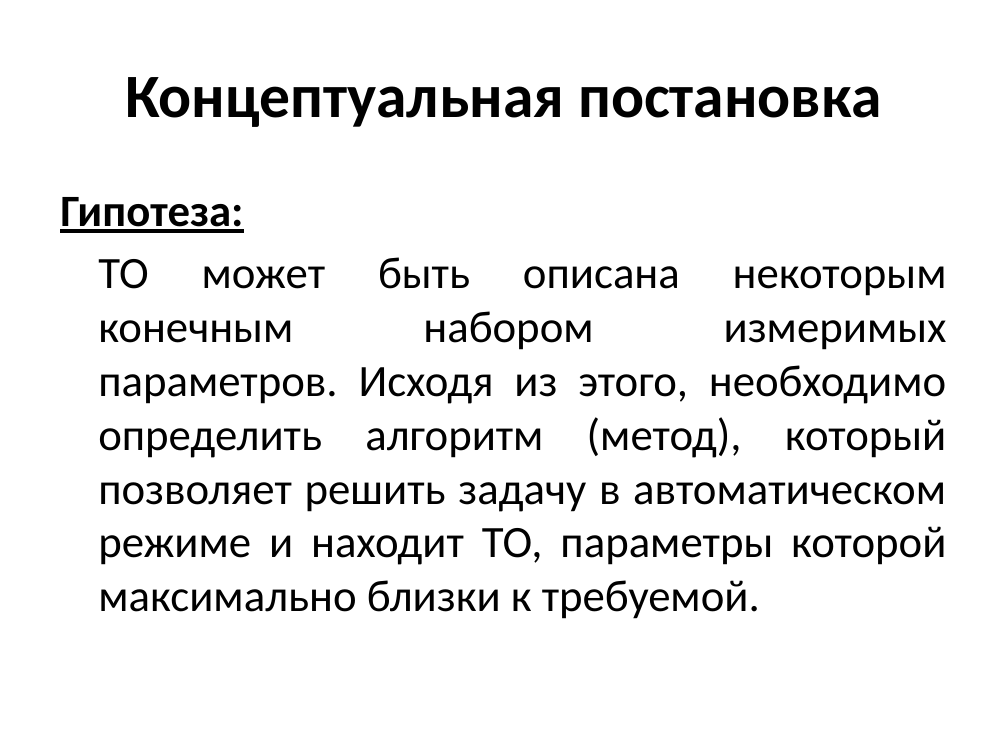
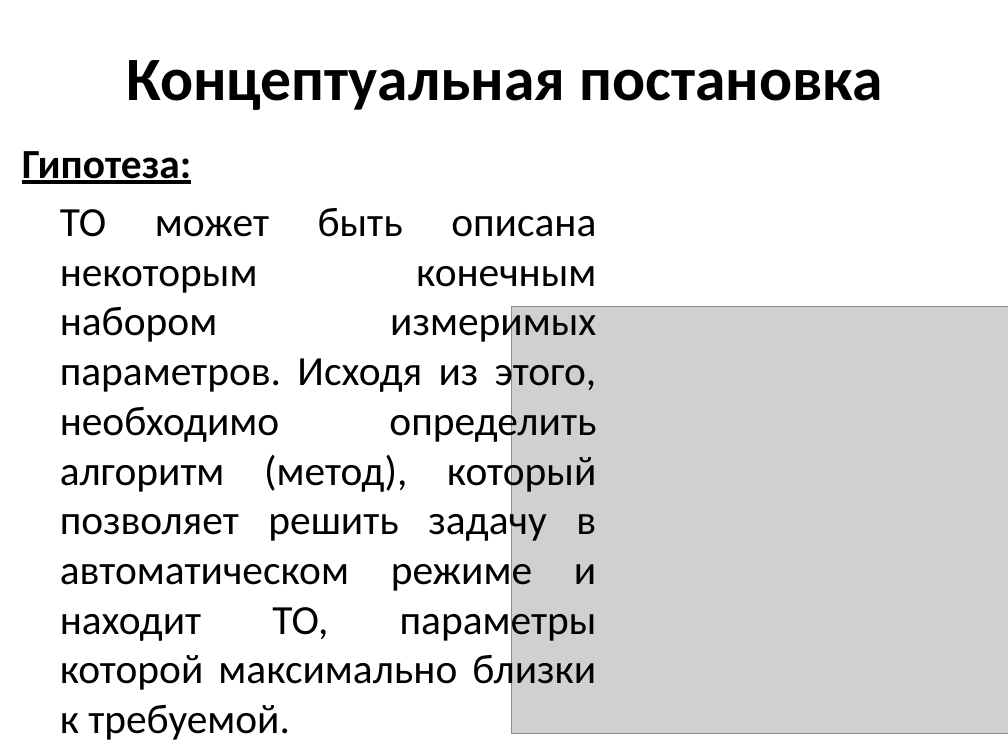
Before and after one commit to JulkaBotalova/NIR, a slide deck: slide 8 of НИР/Выступление 14.05.pptx (slide 3 before the commit). Drawn at 1008x756 pixels with LibreOffice and Linux fonts; fonts in the diff are those of the drawing; grey boxes stand for pictures. Boxes give left, top, right and bottom in pixels: in the first picture for what was removed or moved away, otherwise in the second. Text is boxed around its words. In the diff, an @@ line names an element or a change of style, - is before the commit and + after.

```diff
--- a/НИР/Выступление 14.05.pptx
+++ b/НИР/Выступление 14.05.pptx
@@ title "Концептуальная постановка": place and size @@
-title "Концептуальная постановка" at (125,77,881,127)
+title "Концептуальная постановка" at (126,60,882,110)
@@ text "Гипотеза:": place and size @@
-text "Гипотеза:" at (60,197,947,619)
+text "Гипотеза:" at (22,151,597,740)
@@ text "Гипотеза:" at (22,151,597,740): size 32 to 29.6 pt @@
@@ picture added at (512,306,1008,734) @@
```
Also in this commit, not shown: 3 other slides changed, 10 slides added, 2 slides removed, 7 other files.
